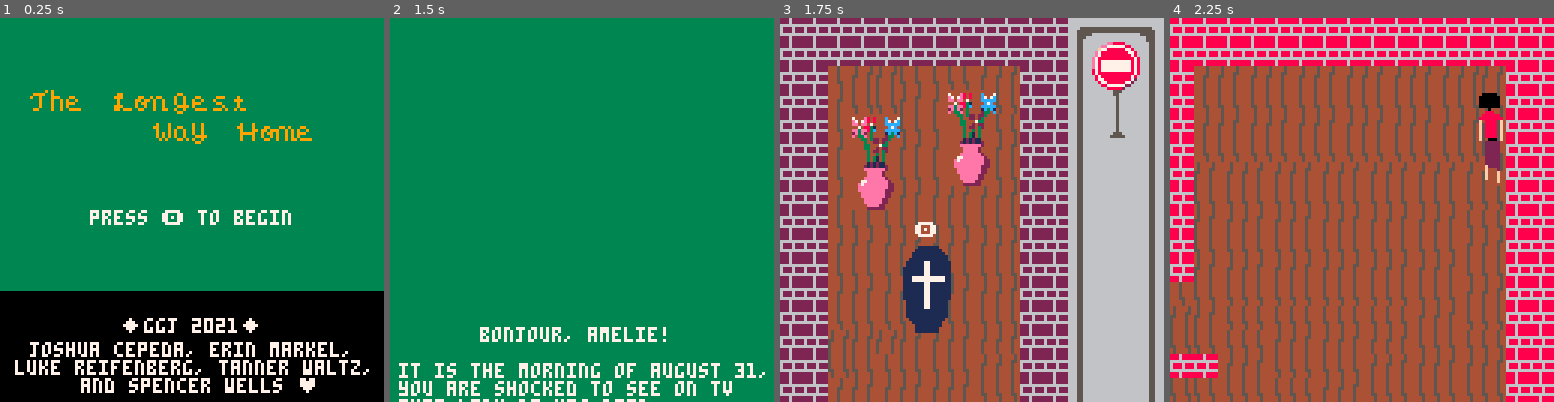
Above: before the commit, frames 1-4 (left to right).
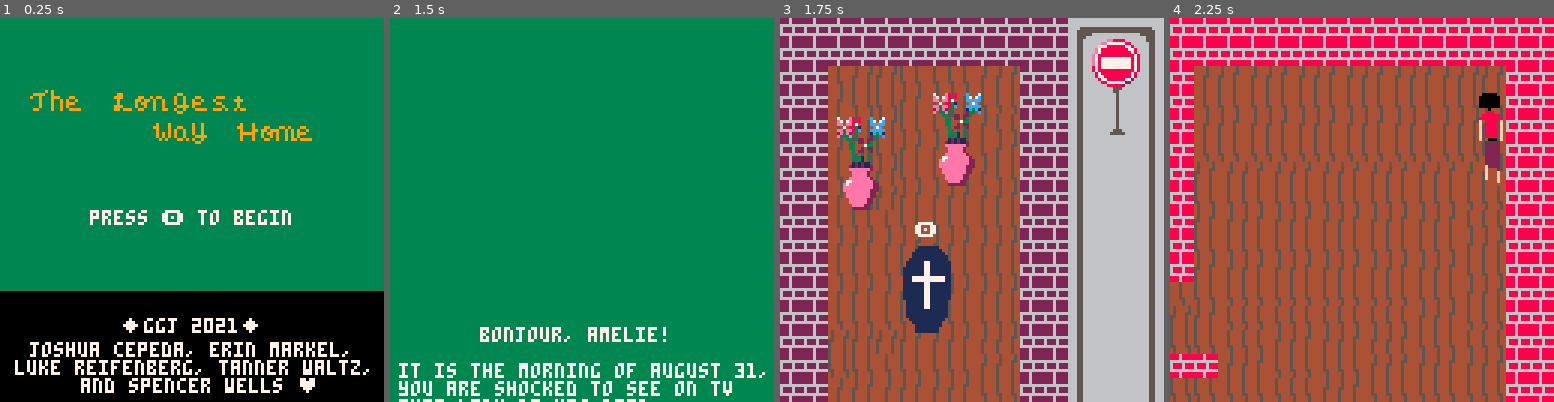
Above: after the commit, the same moments.

Repository: open-source-grilled-cheese/pacman-paris-undertale
Game: PICO-8 cartridge ggj.p8
Two runs of this game, one before a commit and one after it. Both use one fixed random seed, a clock stepped at 60 frames per second and the inputs below.
Inputs:
- Up to frame 1 (0.25 s): no input
- Up to frame 2 (1.5 s): tap O (Z key) at 0.7 s
- Up to frame 3 (1.75 s): hold Right from 1.6 s (still down); tap O (Z key) at 1.7 s
- Up to frame 4 (2.25 s): release Right at 2.1 s; tap O (Z key) at 2.1 s; hold Up from 2.15 s (still down)

Frames 1-2 are identical in both runs. In frame 3, 5.7% of the frame differs, in the area x 14-94%, y 5-50%; in frame 4, nothing differs.

Commit message:
begin objects

Diff:
--- a/ggj.p8
+++ b/ggj.p8
@@ -161,6 +161,115 @@
 		}
 	}
 }
+
+objects = {
+	{
+		x = 648,
+		y = 7,
+		width = 2,
+		height = 4,
+		sprite = 206
+	},
+ {
+		x = 768,
+		y = 7,
+		width = 2,
+		height = 4,
+		sprite = 206
+	},
+	{
+		x = 648,
+		y = 215,
+		width = 2,
+		height = 4,
+		sprite = 206
+	},
+	{
+		x = 768,
+		y = 215,
+		width = 2,
+		height = 4,
+		sprite = 206
+	},
+	{
+		x = 224,
+		y = 215,
+		width = 2,
+		height = 4,
+		sprite = 206
+	},
+	{
+		x = 104, -- has a problem
+		y = 215,
+		width = 2,
+		height = 4,
+		sprite = 206
+	},
+	{
+		x = 104,
+		y = 7,
+		width = 2,
+		height = 4,
+		sprite = 206
+	},
+	{ -- flowers
+		x = 27,
+		y = 152,
+		width = 2,
+		height = 4,
+		sprite = 141
+	},
+	{
+		x = 51,
+		y = 168,
+		width = 2,
+		height = 4,
+		sprite = 141
+	},
+	{
+		x = 51,
+		y = 208,
+		width = 2,
+		height = 4,
+		sprite = 141
+	},
+	{
+		x = 19,
+		y = 192,
+		width = 2,
+		height = 4,
+		sprite = 141
+	},
+	{
+		x = 19,
+		y = 32,
+		width = 2,
+		height = 4,
+		sprite = 141
+	},
+	{
+		x = 51,
+		y = 24,
+		width = 2,
+		height = 4,
+		sprite = 141
+	},
+	{
+		x = 396,
+		y = 215,
+		width = 4,
+		height = 2,
+		sprite = 35
+	},
+	{
+		x = 588,
+		y = 40,
+		width = 4,
+		height = 2,
+		sprite = 35
+	}
+}
+
 battle = {
 	p = {
 		sprite = 252,
@@ -749,6 +858,7 @@
 
 	-- draw npcs
 	draw_npcs()
+	draw_objects()
 end
 
 function _draw_dialog()
@@ -881,6 +991,16 @@
 				_offset = 0
 			end
 			print("🅾️", npc.x+4, npc.y-npc.v_offset+_offset, _color)
+	end
+end
+
+function draw_objects()
+for object in all(objects) do
+		spr(object.sprite, object.x, object.y, object.width, object.height)
+		if object.y <= p.y and abs(p.x-object.x) < 50 then
+		 -- redraw player if they should be in front
+			draw_player()
+		end
 	end
 end
 
@@ -1075,13 +1195,13 @@
 0000000000000000000000000000000000000000000000000000000000000000000000000000000000000000000000000000000000000000000000000000000000000000000000000000000000000000000000000000000000000000000000000000000000000000000000000000000000000000000000000000000000000000
 __map__
 1313131313131313131313136867676905060506050605060505060d0e0d0e0f0d0e0d0e0f0e0d0e0f0e0d0e0f0e0d0e0f0d0e0f686767676767676767676769cdcdcdcdcdcdcdcdcdcdcdcdcdcdcdcd686767690506050605060506050506686767690303030303030303030303030303030303030303030303030303030303
-13131313131313131313131377cecf7715161516151615161515161d1e1d1e1f1d1e1d1e1f1e1d1e1f1e1d1e1f1e1d1e1f1d1e1f77090a6a6a6a6a6a6a070877cdcdcdcdcdcdcdcdcdcdcdcdcdcdcdcd77cecf77151615161516151615151677cecf770303030303030303030303030303030303030303030303030303030303
-1313f7e8e9f8f7f8e7e8131377dedf776b6b6b6b6b7b6b6b6b6b6b2d2e2d2e2f2d2e2d2e2f2e2d2e2f2e2d2e2f2e2d2e2f2d2e2f77191a0708292a090a171877cdcdcdcdcdcdcdcdcdcdcdcdcdcdcdcd77dedf776b6b6b6b6b7b6b6b6b6b6b77dedf770303e7e8e8e7e8e7e8e7e8e7e803e7e8e7e8e7e8e7e8e7e8e7e8e80303
-1313e7f8f9e8e78f80f8131377eeef776b6b6b6b6b7b6b6b6b6b6b3d3e3d3e3f3d3e3d3e3f3e3d3e3f3e3d3e3f3e3d3e3f3d3e3f77292a1718393a191a292a77cdc8c8cdcdcdd9cdcdcdc8cdcdcdcdcd77eeef776b6b6b6b6b7b6b6b6b6b6b77eeef770303f7f8e7e8e7e8e7e8e7e8f803f7f8f7f8f7f8f7f8f7f8f7f8f80303
-1313f78f80f8f79f90f8131377feff776b6b6b6b6b7b6b6b6b6b6b6867676767676767676767676767676767676767676767676779393a6a090a6a6a6a393a77cdc8c8c8c8c8cdcdcdcdc8cdcdcdcdcd77feff776b6b6b6b6b7b6b6b6b6b6b77feff770303e7e8f7f8f7f8f7f8f7f8f803e7e8e7e8e7e8e7e8e7e8e7e8e80303
-1313e79f90e8e78d8ee81313776a6a776b6b6b6b6b7b6b6b6b6b6b776a6a6a6a6a6a6a6a6a6a6a6a6a6a6a6a6a6a6a6a6a6a6a6a6a6a6a6a191a6a6a6a272877cdcdcdc8cdcdc8c8c8cd23242526cdcd776a6a776b6b6b6b6b7b6b6b6b6b6b776a6a770303f7f8e7e8e7e8e7e8e7e8e803f7f8f7f8f7f8f7f8f7f8f7f8f80303
-1313f78d8ef8f79d9ef81313776a6a776b6b6b6b6b7b6b6b6b6b6b776a6a6a6a6a6a6a6a6a6a6a6a6a6a6a6a6a6a6a6a6a6a6a6a6a6a6a6a6a6a6a6a6a373877cdcdcdd9cdcdcdcdeacd33343536cdcd776a6a776b6b6b6b6b7b6b6b6b6b6b776a6a770303e7e8f7f8f7f8f7f8f7f8f803e8e7e8e7e8e7e8e7e8e7e8e7e80303
-1313e79d9ee8e7e8e7e81313776a6a776b6b6b6b6b7b6b6b6b6b6b776a6a68676767676767676767676767676767676767676767676767676767676767676779cdcdcdcdcdcdcdcdcdcdcdcdcdc8cdcd776a6a776b6b6b6b6b7b6b6b6b6b6b776a6a770303f7f8e7e8e7e8e7e8e7e8e803f8f7f8f7f8f7f8f7f8f7f8f7f80303
+131313131313131313131313776a6a7715161516151615161515161d1e1d1e1f1d1e1d1e1f1e1d1e1f1e1d1e1f1e1d1e1f1d1e1f77090a6a6a6a6a6a6a070877cdcdcdcdcdcdcdcdcdcdcdcdcdcdcdcd776a6a771516151615161516151516776a6a770303030303030303030303030303030303030303030303030303030303
+1313f7e8e9f8f7f8e7e81313776a6a776b6b6b6b6b7b6b6b6b6b6b2d2e2d2e2f2d2e2d2e2f2e2d2e2f2e2d2e2f2e2d2e2f2d2e2f77191a0708292a090a171877cdcdcdcdcdcdcdcdcdcdcdcdcdcdcdcd776a6a776b6b6b6b6b7b6b6b6b6b6b776a6a770303e7e8e8e7e8e7e8e7e8e7e803e7e8e7e8e7e8e7e8e7e8e7e8e80303
+1313e7f8f9e8e7e9f7f81313776a6a776b6b6b6b6b7b6b6b6b6b6b3d3e3d3e3f3d3e3d3e3f3e3d3e3f3e3d3e3f3e3d3e3f3d3e3f77292a1718393a191a292a77cdc8c8cdcdcdd9cdcdcdc8cdcdcdcdcd776a6a776b6b6b6b6b7b6b6b6b6b6b776a6a770303f7f8e7e8e7e8e7e8e7e8f803f7f8f7f8f7f8f7f8f7f8f7f8f80303
+1313f7e8e9f8f7f9e7f81313776a6a776b6b6b6b6b7b6b6b6b6b6b6867676767676767676767676767676767676767676767676779393a6a090a6a6a6a393a77cdc8c8c8c8c8cdcdcdcdc8cdcdcdcdcd776a6a776b6b6b6b6b7b6b6b6b6b6b776a6a770303e7e8f7f8f7f8f7f8f7f8f803e7e8e7e8e7e8e7e8e7e8e7e8e80303
+1313e7f8f9e8e7e9f7e81313776a6a776b6b6b6b6b7b6b6b6b6b6b776a6a6a6a6a6a6a6a6a6a6a6a6a6a6a6a6a6a6a6a6a6a6a6a6a6a6a6a191a6a6a6a272877cdcdcdc8cdcdc8c8c8cdcdcdcdcdcdcd776a6a776b6b6b6b6b7b6b6b6b6b6b776a6a770303f7f8e7e8e7e8e7e8e7e8e803f7f8f7f8f7f8f7f8f7f8f7f8f80303
+1313f7e8e9f8f7f9e7f81313776a6a776b6b6b6b6b7b6b6b6b6b6b776a6a6a6a6a6a6a6a6a6a6a6a6a6a6a6a6a6a6a6a6a6a6a6a6a6a6a6a6a6a6a6a6a373877cdcdcdd9cdcdcdcdeacdcdc8cdcdcdcd776a6a776b6b6b6b6b7b6b6b6b6b6b776a6a770303e7e8f7f8f7f8f7f8f7f8f803e8e7e8e7e8e7e8e7e8e7e8e7e80303
+1313e7f8e9e8e7e8e7e81313776a6a776b6b6b6b6b7b6b6b6b6b6b776a6a68676767676767676767676767676767676767676767676767676767676767676779cdcdcdcdcdcdcdcdcdcdcdcdcdc8cdcd776a6a776b6b6b6b6b7b6b6b6b6b6b776a6a770303f7f8e7e8e7e8e7e8e7e8e803f8f7f8f7f8f7f8f7f8f7f8f7f80303
 1313f7f8f7f8f7f8f7f81313776a6a776b6b6b6b6b7b6b6b6b6b6b776a6a77cdcdcdcdcdc8cdcdcdcdcdcdcdcdcdc8cdcdcdcdcdcdcdeacdcdcdd9cdcdcdcdcdcdd9cdcdcdcdc9cdcdcdcdcdcdcdcdcd776a6a776b6b6b6b6b7b6b6b6b6b6b776a6a770303e7e8f7f8f7f8f7f8f7f8f803e8e7e8e7e8e7e8e7e8e7e8f7f80303
 1313e7e8e7e8e7e8e7e81313776a6a776b6b6b6b6b7b6b6b6b6b6b776a6a77cdcdcdc8c8c8cdcdcdcdcdcdcdcdcdc8cdcdcdcdcdcdcdcdcdcdd9d9cdcdcdcdcdcdcdcdcdcdcdeacdcdc9cdcdeacdcdcd776a6a776b6b6b6b6b7b6b6b6b6b6b776a6a770303f7f8e7e8e7e8e7e8e7e8e803f8f7f8f7f8f7f8f7f8f7f8e7e80303
 1313f7f8f7f8f7f8f7f81313776a6a776b6b6b6b6b7b6b6b6b6b6b776a6a77c8cdcdc8cdc8cdcdc8c8c8cdcdcdc8cdcdcdcdc8cdcdcdcdcdcdd9cdeacdcdcdd9cdcdcdcdcdd9eacdcdd9cdcdd9cdcdea776a6a776b6b6b6b6b7b6b6b6b6b6b776a6a770303e7e8f7f8f7f8f7f8f7f8f803e8e7e8e7e8e7e8e7e8e7e8f7f80303
@@ -1093,16 +1213,16 @@
 1313f7f8f7f8f7f8f7f81313776a6a776b6b6b6b6b7b6b6b6b6b6b776a6a77c8c8cdcdcdcdcdcdc8c8c8cdcdcdcdcdcdcdcdcdcdcdcdcdcdcdcdd9cdcdcdcdcdcdcdcdcdcdeaeacdeacdd9d9eaeacdcd776a6a776b6b6b6b6b7b6b6b6b6b6b776a6a770303e7e8e7e8e7e8e7e8e7e8e7e8e8e7e8e7e8f7f8e7e8e7e8e7e80303
 1313e7e8e7e8e7e8e7e80b0c776a6a776b6b6b6b6b7b6b6b6b6b6b776a6a77c8c8cdcdcdcdcdcdcdc8c8c8cdcdcdcdcdcdcdcdcdcdcdcdcdcdd9cdcdcdcdcdcdcdcdcdeacdcdcdeaead9eaeacdcdcdcd776a6a776b6b6b6b6b7b6b6b6b6b6b776a6a770303f7f8f7f8f7f8f7f8f7f8f7f8f8f7f8f7f8f7f8f7f8f7f8f7f80303
 1313f7f8f7f8f7f8f7f81b1c776a6a776b6b6b6b6b7b6b6b6b6b6b776a6a77cdcdcdcdc8c8cdcdcdcdcdcdcdcdcdc9cdcdcdcdcdcdcdcdcdcdcdcdcdcdcdcdd9cdeacdcdcdcdcdcdcdcdeaeacdcdcdcd776a6a776b6b6b6b6b7b6b6b6b6b6b776a6a770303e7e8e8e8e7e8e7e8e8e7e803030303030303030303030303030303
-1313e7e88f80e7e8e7e82b2c776a6a776b6b6b6b6b7b6b6b6b6b6b776a6a77cdcdcdcdc9c9cdcdcdcdcdcdcdcdc9cdcdcdcdcdcdcdcdcdd9d9cdcdcdcdcdcdcdcdcdcdcdcdcdcdcdcdcdcdcdcdeacdcd776a6a776b6b6b6b6b7b6b6b6b6b6b776a6a770303f7f8f8f8f7f8f7f8f8f7f803e7e7e8e7e8e7e8e7e7e7e7e7e70303
-1313f7f89f90f78f80f83b3c776a6a776b6b6b6b6b7b6b6b6b6b6b776a6a77cdcdcdc9cdcdcdcdcdcdcdcdcdc9cdcdcdcdc9cdcdcdcdcdcdcdcdcdcdd9cdcdcdcdcdcdcdcdcdcdcdcdcdcdcdcdd9cdcd776a6a776b6b6b6b6b7b6b6b6b6b6b776a6a770303e7e8e7e8e8e7e8e7e8e7e803f7f7f8f7e7e8f8e7f7f8e7e7e70303
-1313f7f88d8ef79f90e81313776a6a776b6b6b6b6b7b6b6b6b6b6b776a6a77cdcdcdc9cdcdc9cdcdc9cdcdcdcdc9cdcdcdcdc9eaeaeaeacdcdcdcdc9cdcdcdcdcdcdcdcdc9c9cdcdcdcdcdcdcdcdcdc9776a6a776b6b6b6b6b7b6b6b6b6b6b776a6a770303f7f8f7f8f8f7f8f7f8f7f803f7f8f7e7f7f8e8e7e7e8e7e7e80303
-1313e7e89d9ee78d8ef81313776a6a776b6b6b6b6b7b6b6b6b6b6b776a6a77cdcdcdcdcdcdcdcdcdcdcdcdcdcdcdcdeaeaeaeaead9eacdcdcdc9cdcdcdcdcdcdc9cdcdc9cdcdcdcdcdcdd9cdcdcdcdcd776a6a776b6b6b6b6b7b6b6b6b6b6b776a6a770303e7e8e7e8e7e8e7e8e7e8e803e7e8e7e8e7e8f8f7f7f8e7e8f80303
-1313f7f8f7f8f79d9ef81313776a6a776b6b6b6b6b7b6b6b6b6b6b776a6a77cdcdcdc9cdcdcdcdcdcdcdcdcdcdeaeaeaeaeaead9cdcdcdcdcdeaeaeaeacdcdcdcdcdcdc9cdcdcdcdcdcdcdcdcdcdcdcd776a6a776b6b6b6b6b7b6b6b6b6b6b776a6a770303f7f8f7f8f7f8f7f8f7f8f803f7f8f7f8f7e7e8e7e8e7f7f8e80303
-1313e78f80e8e7e8e7e81313776a6a776b6b6b6b6b7b6b6b6b6b6b776a6a77cdcdcdd9cdcdcdcdc9cdcdcdcdeaeaeaead9d9cdcdcdcdcdcdc9eaeaeacdcdcdc9cdcdc9c9cdcdcdcdcdcdcdcdcdcdcdcd776a6a776b6b6b6b6b7b6b6b6b6b6b776a6a770303e7e8e7e8e7e8e7e8e7e7e8e7e7e8e7e8e7f7f8f7f8f7f8f7f80303
-1313f79f90f8f78f80f81313776a6a776b6b6b6b6b7b6b6b6b6b6b776a6a77cdcdcdd9cdcdcdcdcdcdcdcdcdeaeaeaeaead9cdcdcdcdcdcdcdeaeacdc9cdcdcdc9cdcdcdcdcdcdcdcdcdcdcdcdcdcdcd776a6a776b6b6b6b6b7b6b6b6b6b6b776a6a770303f7f8f7f8f7f8f7f8f7f7f8f7f7f8f7f8f7f8f7f8f7e7e8e7e80303
-1313e78d8ee8e79f90e81313776a6a776b6b6b6b6b7b6b6b6b6b6b776a6a77cdd9d9cdcdcdeacdcdcdcdcdeaeaeaeaeacdcdcdcdcdcdcdcdcdd9eacdcdcdcdcdcdcdcdcdd9cdcdcdcdcdcdcdcdcdc9cd776a6a776b6b6b6b6b7b6b6b6b6b6b776a6a770303e7e8e8e7e8e7e8e7e8e7e803e7e8e7e8e7e8e7e8e7f7f8f7f80303
-1313f79d9ef8f78d8ef8131377cecf776b6b6b6b6b7b6b6b6b6b6b77cecf77cdd9cdcdcdcdeacdcdcdcdeaeaeaeaead9cdcd23242526cdcdcdeaeacdcdcdcdcdcdcdcdd9cdcdcdcdcdcdcdcdd9cdcdcd77cecf776b6b6b6b6b7b6b6b6b6b6b77cecf770303f7f8f8f7f8f7f8f7f8f7f803f7f8f7f8f7f8f7f8f7f8f7e7e80303
-1313e7e8e7e8e79d9ee8131377dedf776b6b6b6b6b7b6b6b6b6b6b77dedf77cdcdcdcdcdeacdcdcdcdcdeaeaeaeaead9cdcd33343536cdcdd9d9eaeaeacdcdcdcdcdcdc9c9cdc9cdcdcdcdd9d9cdcdcd77dedf776b6b6b6b6b7b6b6b6b6b6b77dedf770303e7f7f8f7f8e7e8e7e8e7e803e7e8e7e8e7e8e7e8e7e8e7e7e80303
-1313f7f8f7f8f7f8f7f8131377eeef776b6b6b6b6b7b6b6b6b6b6b77eeef77d9cdcdcdcdcdcdcdcdeaeaeacdeaeaeaeacdcdcdcdcdcdcdcdd9d9d9eaeacdcdd9cdcdcdcdcdd9d9cdcdcdcdcdcdcdc9d977eeef776b6b6b6b6b7b6b6b6b6b6b77eeef770303f7f8f7f8f8f7f8f7f8f7f803f7f8f7f8f7f8f7f8f7f8f7f7f80303
-13131313131313131313131377feff77050605060506050605060677feff77cdcdcdcdd9cdcdcdcdcdcdcdeaeaead9eaeaeaeaeaeaeaeaead9d9d9d9eacdcdcdcdcdcdd9cdcdcdcdcdcdc9cdcdcdcdcd77feff77050606050605060506050677feff770303030303030303030303030303030303030303030303030303030303
+1313e7e8e7e8e7e8e7e82b2c776a6a776b6b6b6b6b7b6b6b6b6b6b776a6a77cdcdcdcdc9c9cdcdcdcdcdcdcdcdc9cdcdcdcdcdcdcdcdcdd9d9cdcdcdcdcdcdcdcdcdcdcdcdcdcdcdcdcdcdcdcdeacdcd776a6a776b6b6b6b6b7b6b6b6b6b6b776a6a770303f7f8f8f8f7f8f7f8f8f7f803e7e7e8e7e8e7e8e7e7e7e7e7e70303
+1313f7f8f7f8f7f8f7f83b3c776a6a776b6b6b6b6b7b6b6b6b6b6b776a6a77cdcdcdc9cdcdcdcdcdcdcdcdcdc9cdcdcdcdc9cdcdcdcdcdcdcdcdcdcdd9cdcdcdcdcdcdcdcdcdcdcdcdcdcdcdcdd9cdcd776a6a776b6b6b6b6b7b6b6b6b6b6b776a6a770303e7e8e7e8e8e7e8e7e8e7e803f7f7f8f7e7e8f8e7f7f8e7e7e70303
+1313f7f8e7e8f7e8e7e81313776a6a776b6b6b6b6b7b6b6b6b6b6b776a6a77cdcdcdc9cdcdc9cdcdc9cdcdcdcdc9cdcdcdcdc9eaeaeaeacdcdcdcdc9cdcdcdcdcdcdcdcdc9c9cdcdcdcdcdcdcdcdcdc9776a6a776b6b6b6b6b7b6b6b6b6b6b776a6a770303f7f8f7f8f8f7f8f7f8f7f803f7f8f7e7f7f8e8e7e7e8e7e7e80303
+1313e7e8f7f8e7f8f7f81313776a6a776b6b6b6b6b7b6b6b6b6b6b776a6a77cdcdcdcdcdcdcdcdcdcdcdcdcdcdcdcdeaeaeaeaead9eacdcdcdc9cdcdcdcdcdcdc9cdcdc9cdcdcdcdcdcdd9cdcdcdcdcd776a6a776b6b6b6b6b7b6b6b6b6b6b776a6a770303e7e8e7e8e7e8e7e8e7e8e803e7e8e7e8e7e8f8f7f7f8e7e8f80303
+1313f7f8f7f8f7e8e7f81313776a6a776b6b6b6b6b7b6b6b6b6b6b776a6a77cdcdcdc9cdcdcdcdcdcdcdcdcdcdeaeaeaeaeaead9cdcdcdcdcdeaeaeaeacdcdcdcdcdcdc9cdcdcdcdcdcdcdcdcdcdcdcd776a6a776b6b6b6b6b7b6b6b6b6b6b776a6a770303f7f8f7f8f7f8f7f8f7f8f803f7f8f7f8f7e7e8e7e8e7f7f8e80303
+1313e7e8e7e8e7e8e7e81313776a6a776b6b6b6b6b7b6b6b6b6b6b776a6a77cdcdcdd9cdcdcdcdc9cdcdcdcdeaeaeaead9d9cdcdcdcdcdcdc9eaeaeacdcdcdc9cdcdc9c9cdcdcdcdcdcdcdcdcdcdcdcd776a6a776b6b6b6b6b7b6b6b6b6b6b776a6a770303e7e8e7e8e7e8e7e8e7e7e8e7e7e8e7e8e7f7f8f7f8f7f8f7f80303
+1313f7f8f7f8f7f9f7f81313776a6a776b6b6b6b6b7b6b6b6b6b6b776a6a77cdcdcdd9cdcdcdcdcdcdcdcdcdeaeaeaeaead9cdcdcdcdcdcdcdeaeacdc9cdcdcdc9cdcdcdcdcdcdcdcdcdcdcdcdcdcdcd776a6a776b6b6b6b6b7b6b6b6b6b6b776a6a770303f7f8f7f8f7f8f7f8f7f7f8f7f7f8f7f8f7f8f7f8f7e7e8e7e80303
+1313e7e8e7e8e7e9e7e81313776a6a776b6b6b6b6b7b6b6b6b6b6b776a6a77cdd9d9cdcdcdeacdcdcdcdcdeaeaeaeaeacdcdcdcdcdc8cdcdcdd9eacdcdcdcdcdcdcdcdcdd9cdcdcdcdcdcdcdcdcdc9cd776a6a776b6b6b6b6b7b6b6b6b6b6b776a6a770303e7e8e8e7e8e7e8e7e8e7e803e7e8e7e8e7e8e7e8e7f7f8f7f80303
+1313f7f8f7f8f7f9f7f81313776a6a776b6b6b6b6b7b6b6b6b6b6b776a6a77cdd9cdcdcdcdeacdcdcdcdeaeaeaeaead9cdcdcdc8cdcdcdcdcdeaeacdcdcdcdcdcdcdcdd9cdcdcdcdcdcdcdcdd9cdcdcd776a6a776b6b6b6b6b7b6b6b6b6b6b776a6a770303f7f8f8f7f8f7f8f7f8f7f803f7f8f7f8f7f8f7f8f7f8f7e7e80303
+1313e7e8e7e8e7e9e7e81313776a6a776b6b6b6b6b7b6b6b6b6b6b776a6a77cdcdcdcdcdeacdcdcdcdcdeaeaeaeaead9cdcdcdc8cdc8cdcdd9d9eaeaeacdcdcdcdcdcdc9c9cdc9cdcdcdcdd9d9cdcdcd776a6a776b6b6b6b6b7b6b6b6b6b6b776a6a770303e7f7f8f7f8e7e8e7e8e7e803e7e8e7e8e7e8e7e8e7e8e7e7e80303
+1313f7f8f7f8f7f8f7f81313776a6a776b6b6b6b6b7b6b6b6b6b6b776a6a77d9cdcdcdcdcdcdcdcdeaeaeacdeaeaeaeacdcdcdcdcdcdcdcdd9d9d9eaeacdcdd9cdcdcdcdcdd9d9cdcdcdcdcdcdcdc9d9776a6a776b6b6b6b6b7b6b6b6b6b6b776a6a770303f7f8f7f8f8f7f8f7f8f7f803f7f8f7f8f7f8f7f8f7f8f7f7f80303
+131313131313131313131313776a6a770506050605060506050606776a6a77cdcdcdcdd9cdcdcdcdcdcdcdeaeaead9eaeaeaeaeaeaeaeaead9d9d9d9eacdcdcdcdcdcdd9cdcdcdcdcdcdc9cdcdcdcdcd776a6a770506060506050605060506776a6a770303030303030303030303030303030303030303030303030303030303
 13131313131313131313131378676779151615161516151615161678676779cdcdcdd9cdcdcdcdcdcdcdcdeaeaeaeaeaeaeaeaeaeaeaeaeaead9d9d9eacdcdcdcdcdd9d9cdcdcdcdcdd9cdcdcdcdcdcd786767791516161516151615161516786767790303030303030303030303030303030303030303030303030303030303
Not shown, changed: 74 lines of the sprite sheet (__gfx__) section of ggj.p8
